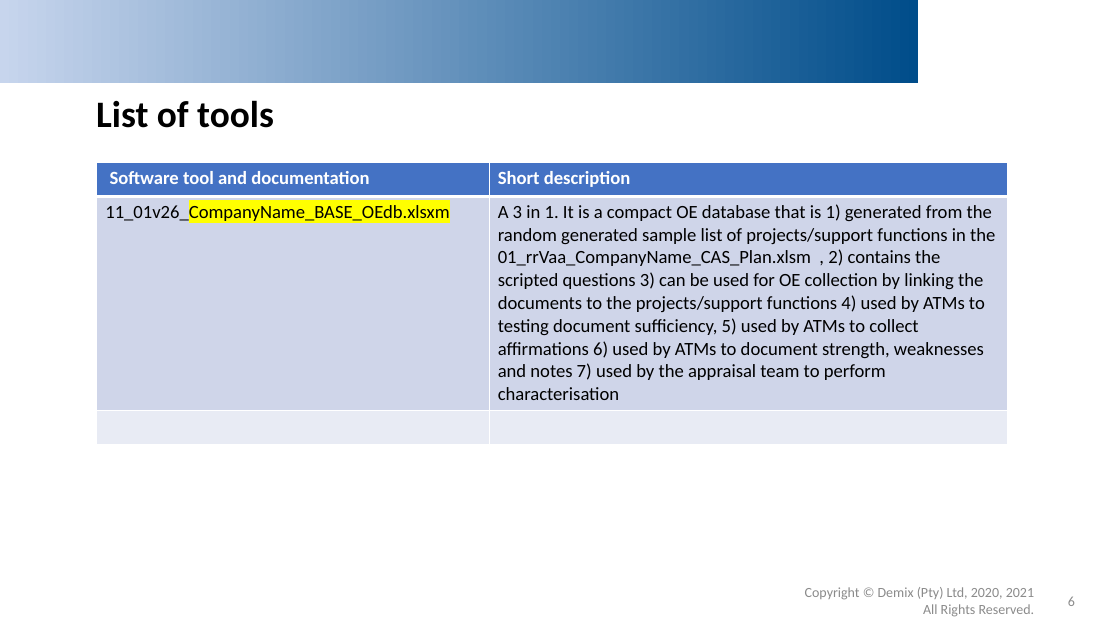
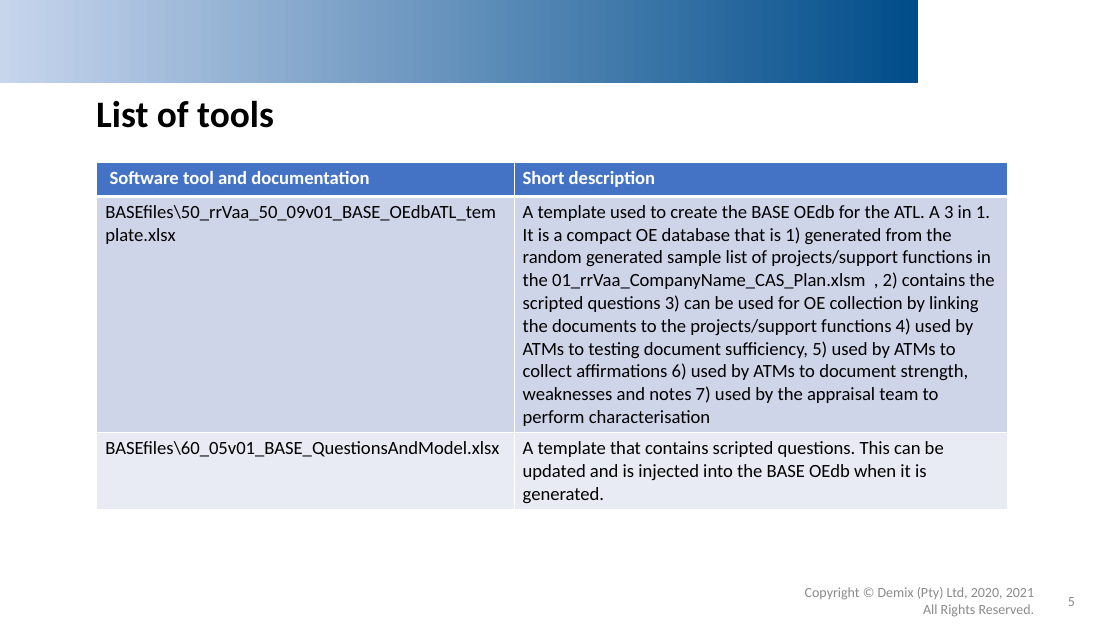
Before and after one commit to DemixTech/CMMITools, a slide deck: slide 5 of 02_Overview.pptx (slide 6 before the commit). Drawn at 1120x630 pixels with LibreOffice and Linux fonts; fonts in the diff are those of the drawing; background and template pictures are left out. Boxes give left, top, right and bottom in pixels: in the first picture for what was removed or moved away, otherwise in the second. Text is boxed around its words. In the diff, an @@ line names an element or a change of style, - is before the commit and + after.

```diff
--- a/02_Overview.pptx
+++ b/02_Overview.pptx
@@ table at <box>97,162,1007,508</box> @@
-row 2, column 1: 11_01v26_CompanyName_BASE_OEdb.xlsxm
+row 2, column 1: BASEfiles\50_rrVaa_50_09v01_BASE_OEdbATL_template.xlsx
-row 2, column 2: A 3 in 1. It is a compact OE database that is 1) generated from the random generated sample list of projects/support functions in the 01_rrVaa_CompanyName_CAS_Plan.xlsm , 2) contains the scripted questions 3) can be used for OE collection by linking the documents to the projects/support functions 4) used by ATMs to testing document sufficiency, 5) used by ATMs to collect affirmations 6) used by ATMs to document strength, weaknesses and notes 7) used by the appraisal team to perform characterisation
+row 2, column 2: A template used to create the BASE OEdb for the ATL. A 3 in 1. It is a compact OE database that is 1) generated from the random generated sample list of projects/support functions in the 01_rrVaa_CompanyName_CAS_Plan.xlsm , 2) contains the scripted questions 3) can be used for OE collection by linking the documents to the projects/support functions 4) used by ATMs to testing document sufficiency, 5) used by ATMs to collect affirmations 6) used by ATMs to document strength, weaknesses and notes 7) used by the appraisal team to perform characterisation
-row 3, column 1: 
+row 3, column 1: BASEfiles\60_05v01_BASE_QuestionsAndModel.xlsx
-row 3, column 2: 
+row 3, column 2: A template that contains scripted questions. This can be updated and is injected into the BASE OEdb when it is generated.
@@ page number at <box>1068,597,1075,606</box>: text changed @@
-6
+5
```
Also in this commit, not shown: 5 other slides changed, 1 slide removed, 34 other files.
